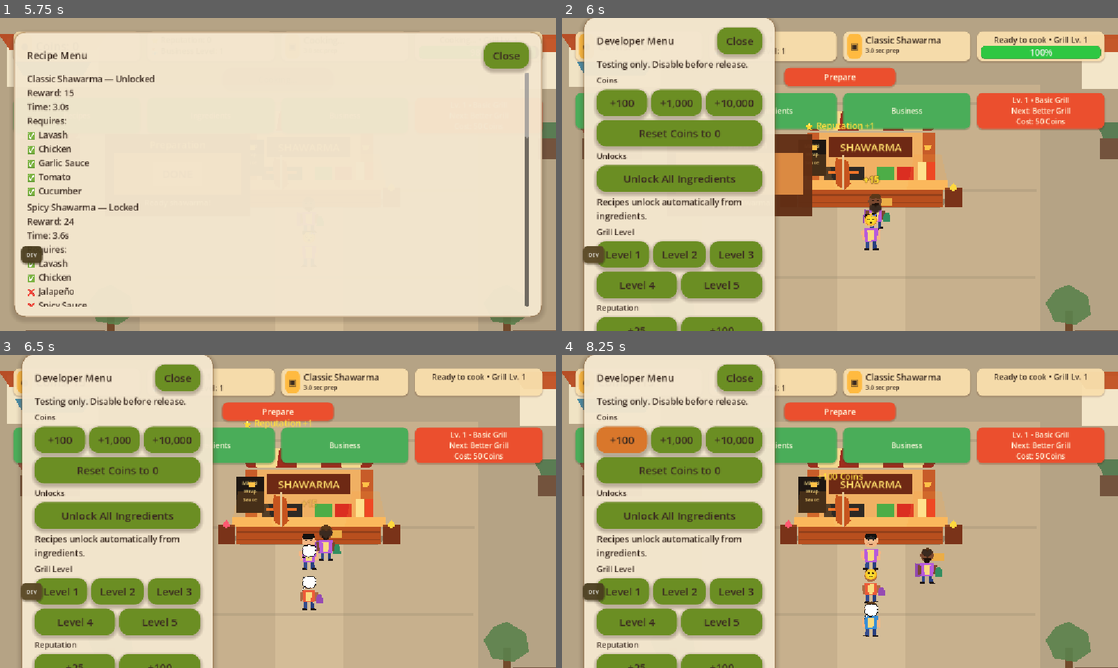
Above: before the commit, frames 1-4 (two rows, left to right).
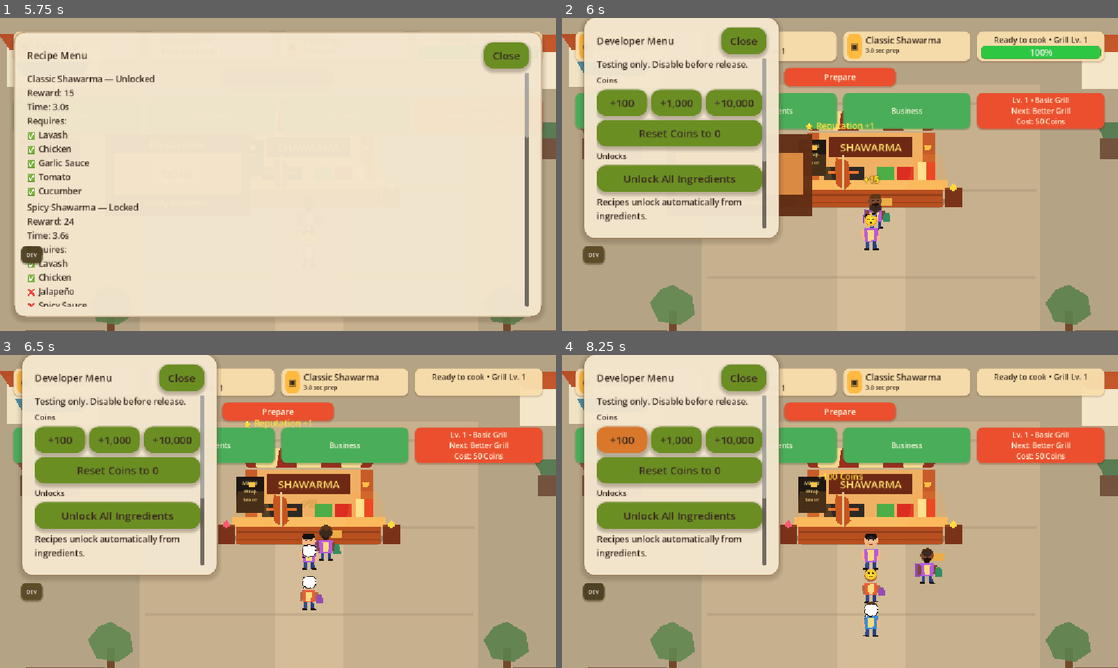
Above: after the commit, the same moments.

Repository: pyto159/ShawarmaEmpire
Game: Godot game, scene res://Scenes/MainMenu.tscn
Two runs of this game, one before a commit and one after it. Both use one fixed random seed, a clock stepped at 60 frames per second and the inputs below.
Inputs:
- Up to frame 1 (5.75 s): click "🆕 New Game" at 0.5 s; click "Lv. 1 • Basic Grill Next: Bet…" at 1.25 s; click "Lv. 1 • Basic Grill Next: Bet…" at 2 s; click "Prepare" at 2.75 s; click "Recipes" at 3.5 s; click "Ingredients" at 4.25 s; click "Business" at 5 s
- Up to frame 2 (6 s): click "DEV" at 5.75 s
- Up to frame 3 (6.5 s): no input
- Up to frame 4 (8.25 s): click "Level 1" at 6.5 s; click "Level 1" at 7.25 s; click "+100" at 8 s

Frame 1 is identical in both runs. In frame 2, 11% of the frame differs, in the area x 3-40%, y 0-100%; in frame 3, 11%; in frame 4, 11%.

Commit message:
BUGFIX-DEV-UI-003 Add developer menu scrolling

Diff:
--- a/shawarma-empire/Scripts/UI/GameHUD.gd
+++ b/shawarma-empire/Scripts/UI/GameHUD.gd
@@ -378,7 +378,7 @@
 	_dev_button.pressed.connect(_on_dev_button_pressed)
 	_developer_ui.add_child(_dev_button)
 
-	_dev_panel = _create_base_panel(DEV_MENU_TITLE)
+	_dev_panel = _create_base_panel(DEV_MENU_TITLE, true)
 	_dev_panel.custom_minimum_size = Vector2(DEV_MENU_WIDTH, DEV_MENU_HEIGHT)
 	_dev_panel.size = Vector2(DEV_MENU_WIDTH, DEV_MENU_HEIGHT)
 	_dev_panel.set_anchors_preset(Control.PRESET_BOTTOM_LEFT)
@@ -407,8 +407,8 @@
 
 
 func _populate_dev_panel() -> void:
-	var content: VBoxContainer = _get_panel_content(_dev_panel)
-	_clear_panel_rows(content)
+	var content: VBoxContainer = _get_panel_rows(_dev_panel)
+	_clear_rows(content)
 	content.add_child(_create_dev_label(DEV_MENU_TESTING_NOTE))
 	content.add_child(_create_dev_section_label("Coins"))
 	content.add_child(_create_dev_button_row([
@@ -509,6 +509,7 @@
 
 		var rows: VBoxContainer = VBoxContainer.new()
 		rows.name = "Rows"
+		rows.size_flags_vertical = Control.SIZE_EXPAND_FILL
 		rows.size_flags_horizontal = Control.SIZE_EXPAND_FILL
 		rows.add_theme_constant_override("separation", PANEL_ROW_SEPARATION)
 		scroll_container.add_child(rows)
